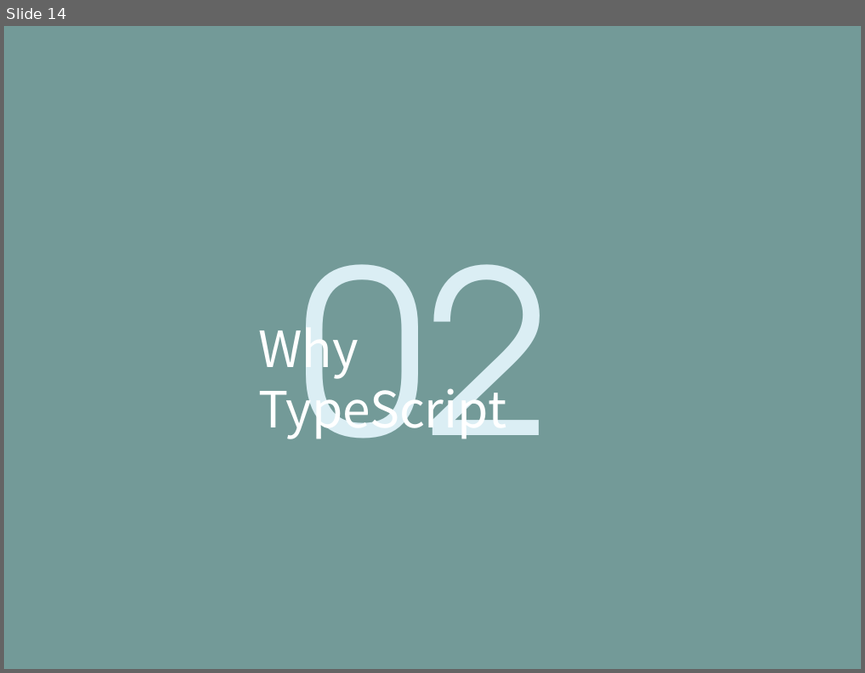
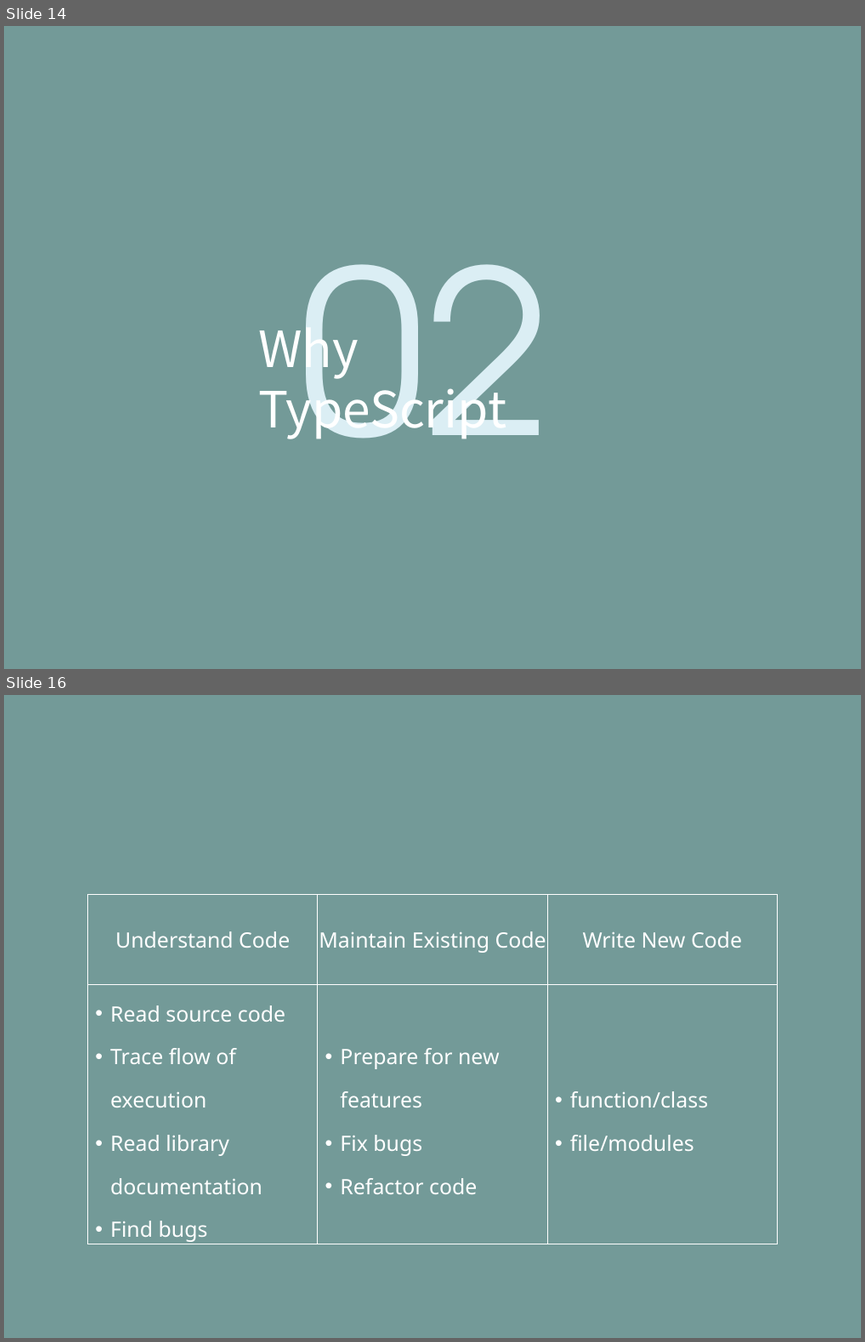
Before and after one commit to life0727/blog, a slide deck: ppt/typescript.pptx. Shown one above the other, each under a label of ours: slide 14 before the commit, slides 14 and 16 after it; the slides between them are not shown. The pictures are 865x673 and 865x1342 pixels, drawn with LibreOffice and Linux fonts; fonts in the diff are those of the drawing. Boxes give left, top, right and bottom in pixels: in the first picture for what was removed or moved away, otherwise in the second. Text is boxed around its words. In the diff, an @@ line names an element or a change of style, - is before the commit and + after.

Commit message:
update ppt

```diff
--- a/ppt/typescript.pptx
+++ b/ppt/typescript.pptx
@@ slide 16 added at [4,695,861,1338], background #739A98 @@
@@ table added at [88,895,777,1245], 2 rows, 3 columns @@
+Understand Code | Maintain Existing Code | Write New Code
+Read source code / Trace flow of execution / Read library documentation / Find bugs | Prepare for new features / Fix bugs / Refactor code | function/class / file/modules
```
Also in this commit, not shown: 10 other slides added, 6 slides removed, 1 other file.
